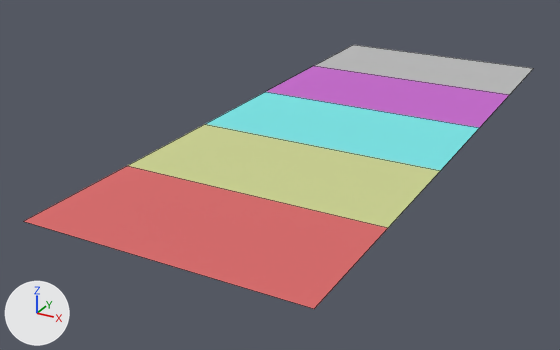
A saved change to the FBX model Assets/VFX/VFXSprites/NumberStuff/ScreenCounting.fbx.
The view is the same before and after, from a camera (50 mm lens) standing at (1.22, -2.74, 1.09) and looking at (-0.18, -0.19, -0.18). Lighting does not change. The marker at lower left points along +X, +Y and +Z. Mesh edges are drawn as thin lines. Where no turn or scale is listed for an object, it has been applied to the vertices.

The first picture shows 'NumberScreen'.
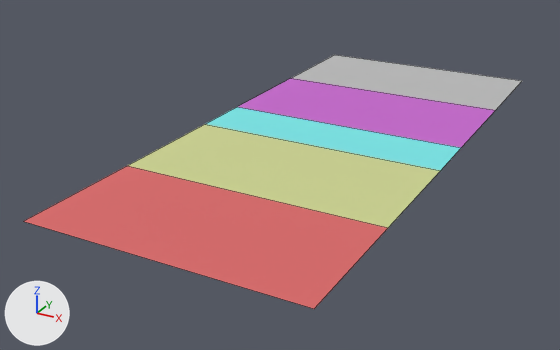
The newer file is also turned or shifted as a whole; pictures and numbers use the older file's frame.

The edits, one by one:
me_mesh has 12 vertices, 5 faces and spans x -0.5..0.5, y -1.25..1.25, z 0.0.
me_mesh is used by ob_numberscreen; location (0.0, 0.0, 0.0).
Before the commit, vertices of me_mesh: 6 (-0.5, 0.75, 0.0) at pixel (313, 65), 7 (0.5, 0.75, 0.0) at pixel (509, 94), 8 (-0.5, 0.25, 0.0) at pixel (265, 91), 9 (0.5, 0.25, 0.0) at pixel (479, 127), 10 (-0.5, 1.25, 0.0) at pixel (353, 44).
Before the commit, vertices of me_mesh: 11 (0.5, 1.25, 0.0) at pixel (533, 68).
Part 1, on me_mesh:
Vertices 6 to 11 of me_mesh move by (0.0, -0.25, 0.0).

Boxes (x1, y1, x2, y2) around the edits, measured in the pictures (560 x 350 px; the box of a moved part takes in the faces that stretch with it):
'NumberScreen', reshaped: before (24, 45, 534, 309); after (24, 55, 522, 309)
part 1 of me_mesh, moved or reshaped: before (206, 45, 534, 171); after (206, 55, 522, 171)
